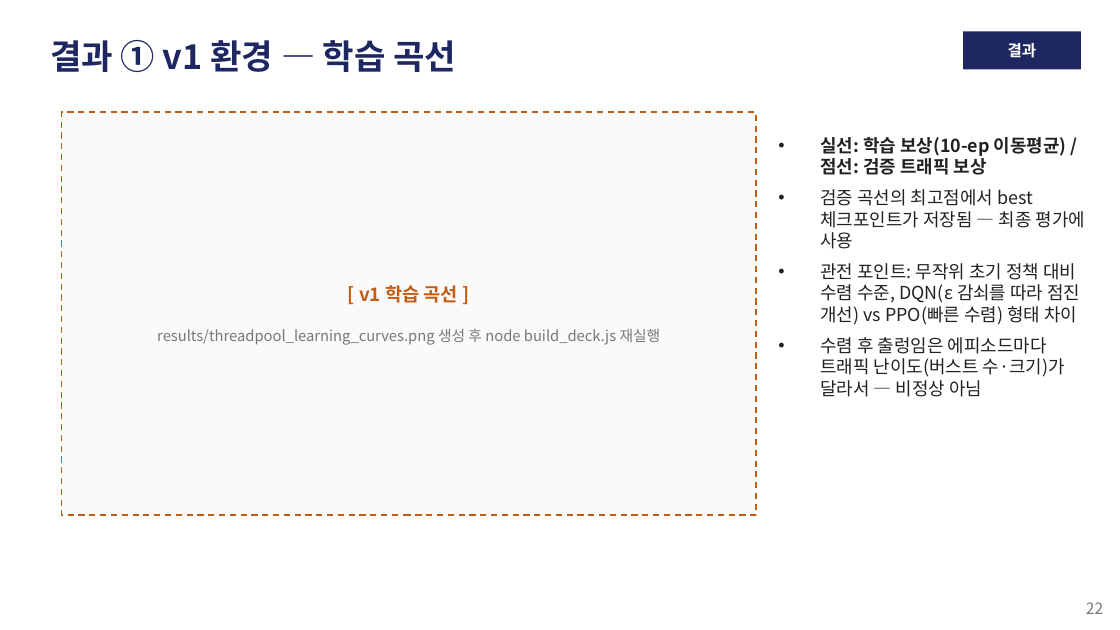
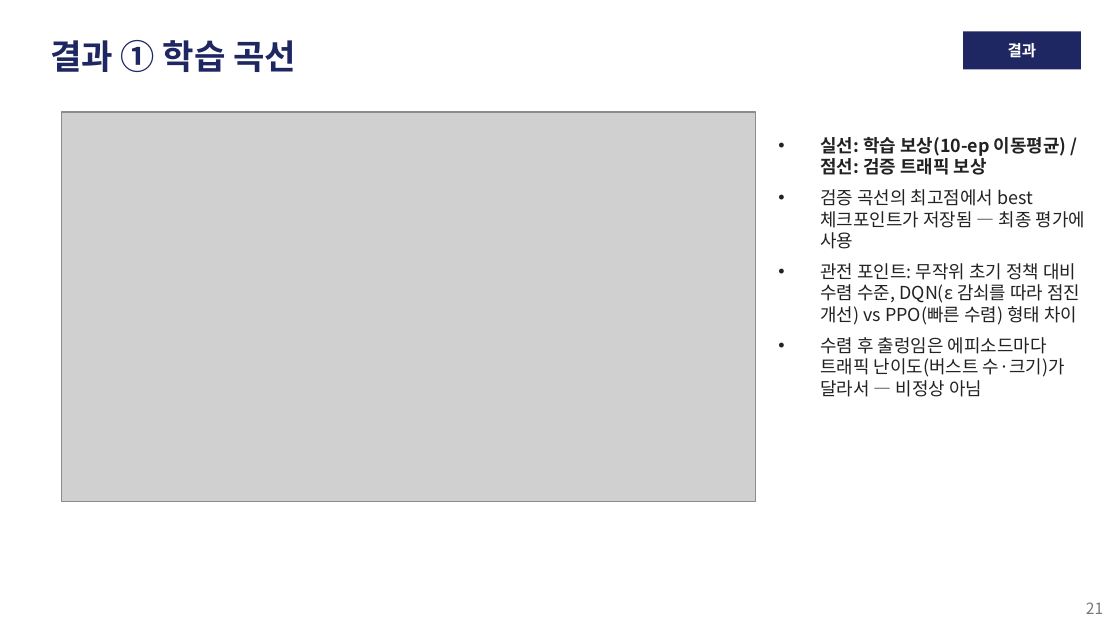
Before and after one commit to zzangdol1029/reinforce, a slide deck: slide 21 of autoscaling-rl/autoscaling_rl_발표.pptx (slide 22 before the commit). Drawn at 1120x630 pixels with LibreOffice and Linux fonts; fonts in the diff are those of the drawing; grey boxes stand for pictures. Boxes give left, top, right and bottom in pixels: in the first picture for what was removed or moved away, otherwise in the second. Text is boxed around its words. In the diff, an @@ line names an element or a change of style, - is before the commit and + after.

Commit message:
Refactor training loop in DQN agent to implement batch learning frequency; update presentation materials and results analysis
- Adjusted DQN training to perform learning every 4 steps for improved efficiency.
- Updated presentation slides with refined content and new results from the ev-threadpool environment.
- Added new result files for DQN and PPO algorithms, including learning curves and behavior comparisons.
- Revised summary CSV files to reflect updated performance metrics for different policies.
- Enhanced clarity in presentation text and structure for better audience understanding.

```diff
--- a/autoscaling-rl/autoscaling_rl_발표.pptx
+++ b/autoscaling-rl/autoscaling_rl_발표.pptx
@@ text at (50,40,296,72): text changed @@
-결과 ① v1 환경 — 학습 곡선
+결과 ① 학습 곡선
@@ rectangle removed at (62,112,756,515) @@
@@ picture added at (62,112,756,502) @@
@@ text removed at (359,285,458,303) @@
-[ v1 학습 곡선 ]
@@ text removed at (157,329,661,345) @@
-results/threadpool_learning_curves.png 생성 후 node build_deck.js 재실행
@@ text at (1086,602,1103,614): text changed @@
-22
+21
```
Also in this commit, not shown: 19 other slides changed, 1 slide added, 4 slides removed, 37 other files.
